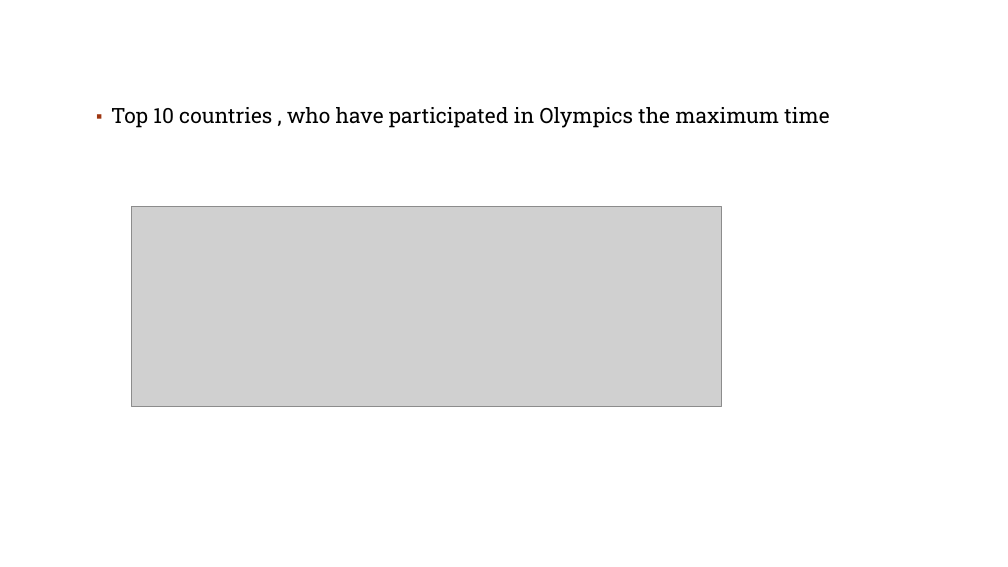
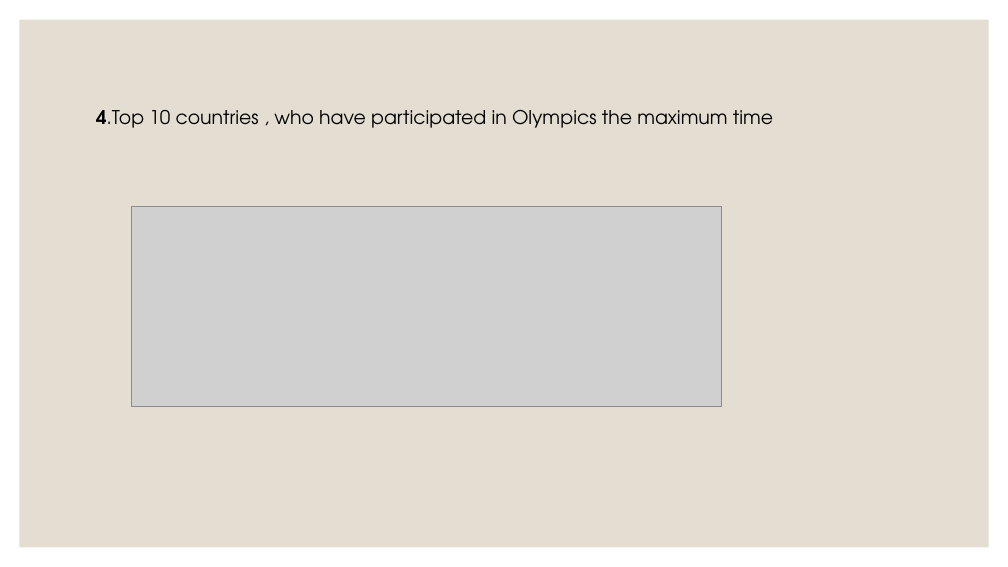
Before and after one commit to ChilukaRaveena/scala, a slide deck: slide 19 of SOWMYA.YALAVARTHI MINIPROJECT.pptx (slide 21 before the commit). Drawn at 1008x567 pixels with LibreOffice and Linux fonts; fonts in the diff are those of the drawing; grey boxes stand for pictures; background and template pictures are left out. Boxes give left, top, right and bottom in pixels: in the first picture for what was removed or moved away, otherwise in the second. Text is boxed around its words. In the diff, an @@ line names an element or a change of style, - is before the commit and + after.

```diff
--- a/SOWMYA.YALAVARTHI MINIPROJECT.pptx
+++ b/SOWMYA.YALAVARTHI MINIPROJECT.pptx
@@ rectangle added at (20,20,989,547), fill #E3DED1 @@
@@ text at (96,110,773,128): text changed; size 20 to 18 pt; font Roboto Slab to TeX Gyre Adventor @@
-▪ Top 10 countries , who have participated in Olympics the maximum time
+4.Top 10 countries , who have participated in Olympics the maximum time
@@ ellipse removed at (945,517,979,551) @@
```
Also in this commit, not shown: 19 other slides changed, 2 slides added, 3 slides removed.
